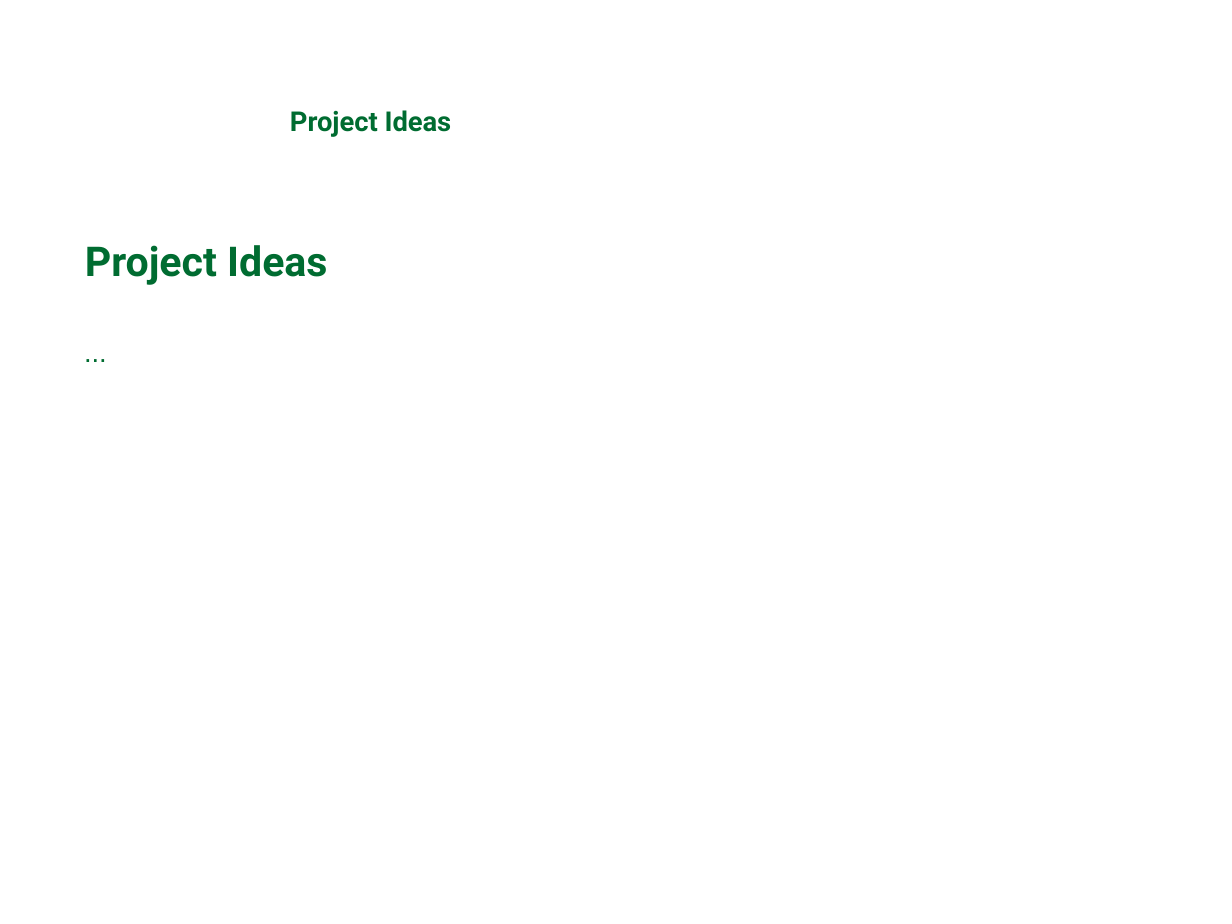
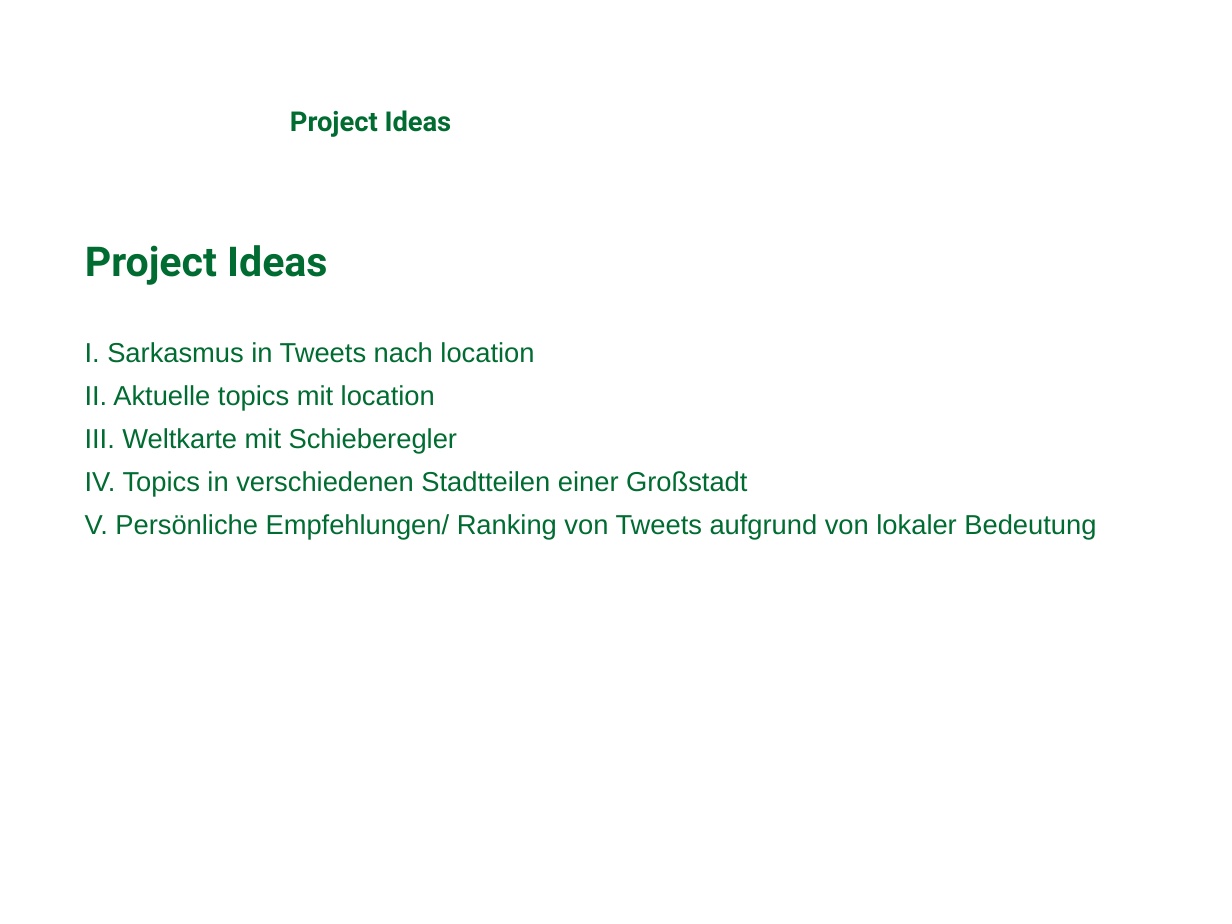
Before and after one commit to michaelprummer/datascience, a slide deck: slide 17 of GeoScope/DataScience1.ppt (slide 19 before the commit). Drawn at 1232x924 pixels with LibreOffice and Linux fonts; fonts in the diff are those of the drawing; background and template pictures are left out. Boxes give left, top, right and bottom in pixels: in the first picture for what was removed or moved away, otherwise in the second. Text is boxed around its words. In the diff, an @@ line names an element or a change of style, - is before the commit and + after.

```diff
--- a/GeoScope/DataScience1.ppt
+++ b/GeoScope/DataScience1.ppt
@@ text removed at (71,329,1168,375) @@
-...
@@ text added at (85,342,1096,540), 16 pt, text #006C31 @@
+I. Sarkasmus in Tweets nach location
+II. Aktuelle topics mit location
+III. Weltkarte mit Schieberegler
+IV. Topics in verschiedenen Stadtteilen einer Großstadt
+V. Persönliche Empfehlungen/ Ranking von Tweets aufgrund von lokaler Bedeutung
```
Also in this commit, not shown: 6 other slides changed, 2 slides removed.
